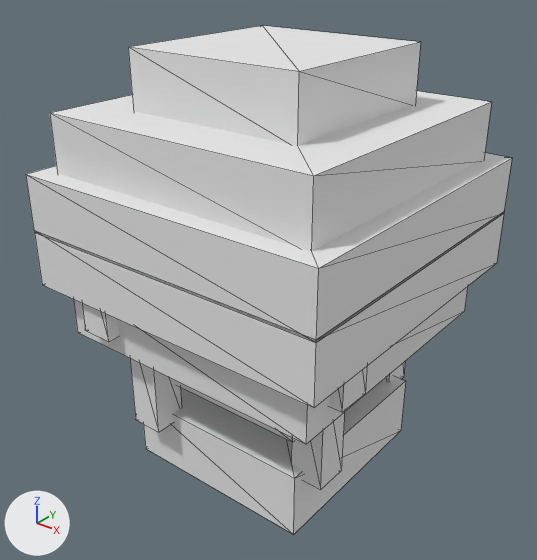
Renders of the OBJ model src/main/resources/assets/ashbound/models/mesh/void_marble.obj from each side of a commit.
One viewpoint serves both versions: a 50 mm lens placed at (0.959, -1.087, 0.633), pointed at (0.497, -0.51, 0.276). The axes (+X, +Y, +Z) are drawn at lower left. The lights are the same throughout. The first picture is the older version. Mesh edges are drawn as thin lines. Where no turn or scale is listed for an object, it has been applied to the vertices.

Objects in the first picture: 'void_marble'.
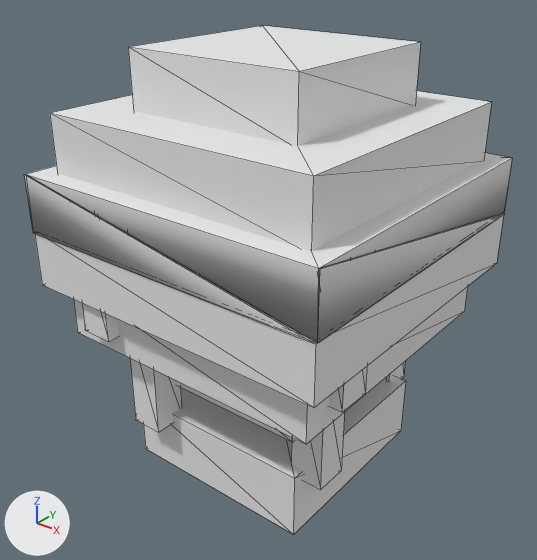
Changed parts and their boxes (x1, y1, x2, y2) in the pictures (537 x 560 px; the box of a moved part takes in the faces that stretch with it):
'void_marble', reshaped: before (26, 26, 512, 534); after (25, 26, 512, 534)
part 1 of me_void_marble, moved or reshaped: before (26, 158, 512, 342); after (25, 158, 512, 343)

The change, as a list of edits to the scene's bpy script:
```text
Change me_void_marble:
    used by ob_void_marble; location = (0.0, 0.0, 0.0)
    verts and faces of me_void_marble; kept vertices keep their numbers, new ones are numbered from 128
    before: 96 (0.321, -0.679, 0.404) at pixel (25, 174), 97 (0.321, -0.679, 0.341) at pixel (34, 232), 98 (0.679, -0.679, 0.341) at pixel (316, 342), 99 (0.679, -0.679, 0.404) at pixel (318, 268), 100 (0.679, -0.321, 0.404) at pixel (512, 157)
    before: 101 (0.679, -0.321, 0.341) at pixel (503, 213), 102 (0.321, -0.321, 0.341), 103 (0.321, -0.321, 0.404)
    remove me_void_marble.from_pydata(...)  # 128 vertices, 192 faces; spans x 0.321..0.679, y -0.679..-0.321, z 0.053..0.524
    add me_void_marble.from_pydata(...)  # 136 vertices, 192 faces; spans x 0.32..0.68, y -0.68..-0.32, z 0.053..0.524
    me_void_marble part 1
    add delete_faces([(96, 97, 98), (100, 101, 102), (98, 101, 99), (97, 103, 102)])
    add verts[97] = (0.321, -0.68, 0.341)  # moved, pixel (33, 232)
    add verts[98] = (0.68, -0.679, 0.341)  # moved, pixel (317, 343)
    add verts[101] = (0.679, -0.32, 0.341)  # moved, pixel (504, 212)
    add verts[102] = (0.32, -0.321, 0.341)  # moved
    add for new, old in zip([*range(128, 132)], [97, 98, 101, 102]): verts[new] = verts[old] + (0.0, 0.0, 0.063)
    add verts[132] = (0.679, -0.68, 0.341)  # pixel (314, 343)
    add verts[133] = (0.321, -0.32, 0.341)
    add verts[134] = (0.68, -0.321, 0.341)  # pixel (505, 213)
    add verts[135] = (0.32, -0.679, 0.341)  # pixel (33, 232)
    add faces += [(97, 132, 128), (101, 133, 130), (98, 134, 129), (102, 135, 131)]  # mat_glow (its picture is missing)
```
